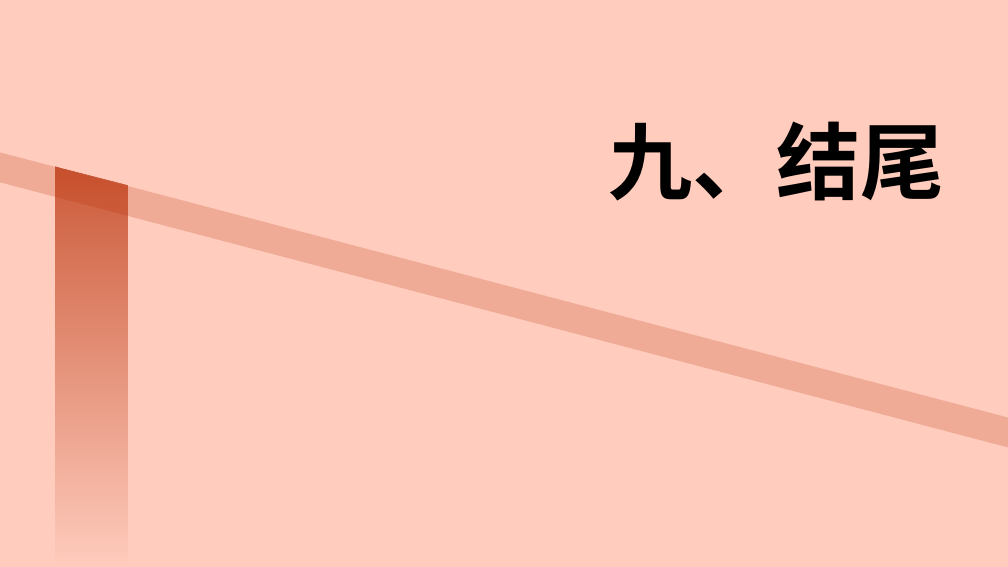
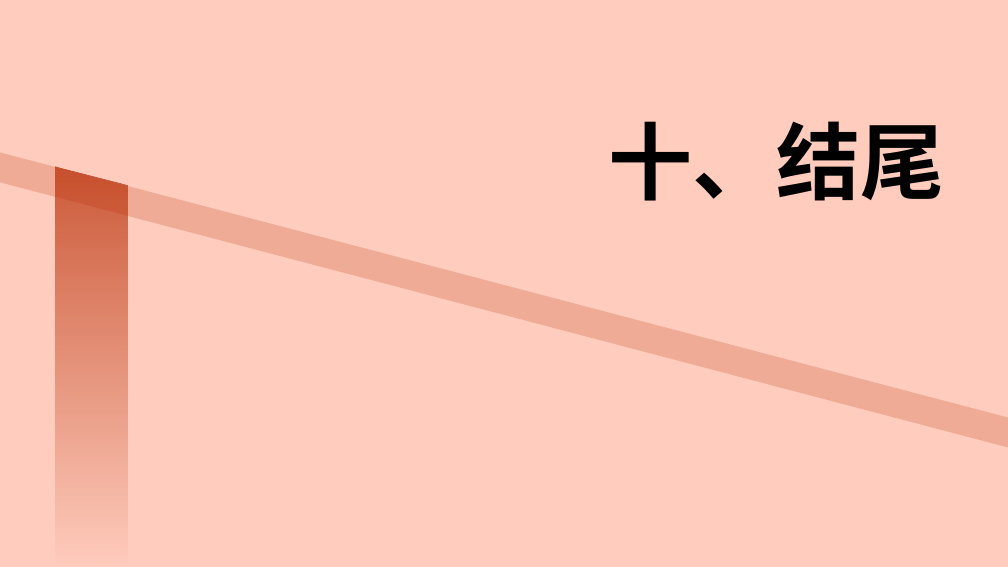
Before and after one commit to JiangmingLater/-1, a slide deck: slide 21 of 模板.pptx (slide 17 before the commit). Drawn at 1008x567 pixels with LibreOffice and Linux fonts; fonts in the diff are those of the drawing; background and template pictures are left out. Boxes give left, top, right and bottom in pixels: in the first picture for what was removed or moved away, otherwise in the second. Text is boxed around its words. In the diff, an @@ line names an element or a change of style, - is before the commit and + after.

```diff
--- a/模板.pptx
+++ b/模板.pptx
@@ title at (x1=609, y1=121, x2=945, y2=201): text changed @@
-九、结尾
+十、结尾
```
Also in this commit, not shown: 3 other slides changed, 4 slides added, 6 other files.
